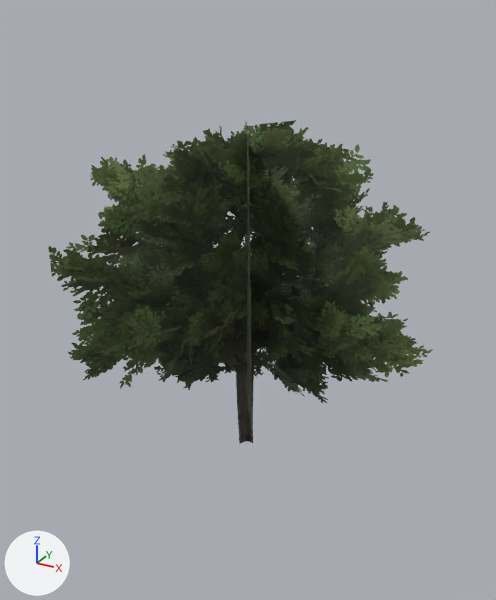
One commit to the glTF model modely/nove/dub_mlady_daleko.glb: the scene before it, then after it.
Before and after are seen from a 50 mm lens placed at (5.55, -10.06, 8.11), pointed at (0.14, -0.22, 3.2). The lights are fixed; the arrows at lower left show +X, +Y and +Z. The older version comes first.

In view in the first picture: 'dub_mlady_daleko'.
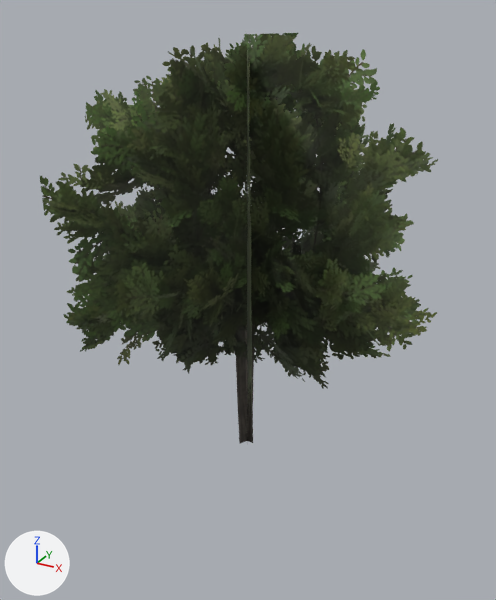
The newer file is also rescaled (x0.973) as a whole; pictures and numbers use the older file's frame.

Boxes (x1, y1, x2, y2) around the edits, measured in the pictures (496 x 600 px):
'dub_mlady_daleko', reshaped: before (48, 120, 432, 444); after (40, 33, 438, 444)

The change in detail:
me_karta0 is used by ob_dub_mlady_daleko; location (0.0, 0.0, 0.0).
Before the commit, vertices of me_karta0: 2 (3.45, 0.0, 6.2), 3 (-3.45, 0.0, 6.2), 6 (1.73, 2.99, 6.2), 7 (-1.73, -2.99, 6.2), 10 (-1.73, 2.99, 6.2).
Before the commit, vertices of me_karta0: 11 (1.73, -2.99, 6.2).
me_karta0 had 12 vertices, 6 faces and spanned x -3.45..3.45, y -2.99..2.99, z 0.0..6.2.
me_karta0 now has 12 vertices, 6 faces and spans x -3.45..3.45, y -2.99..2.99, z 0.0..7.6.
Part 1, on me_karta0:
Vertices 2, 3, 6, 7, 10, 11 of me_karta0 move by (0.0, 0.0, 1.4).
